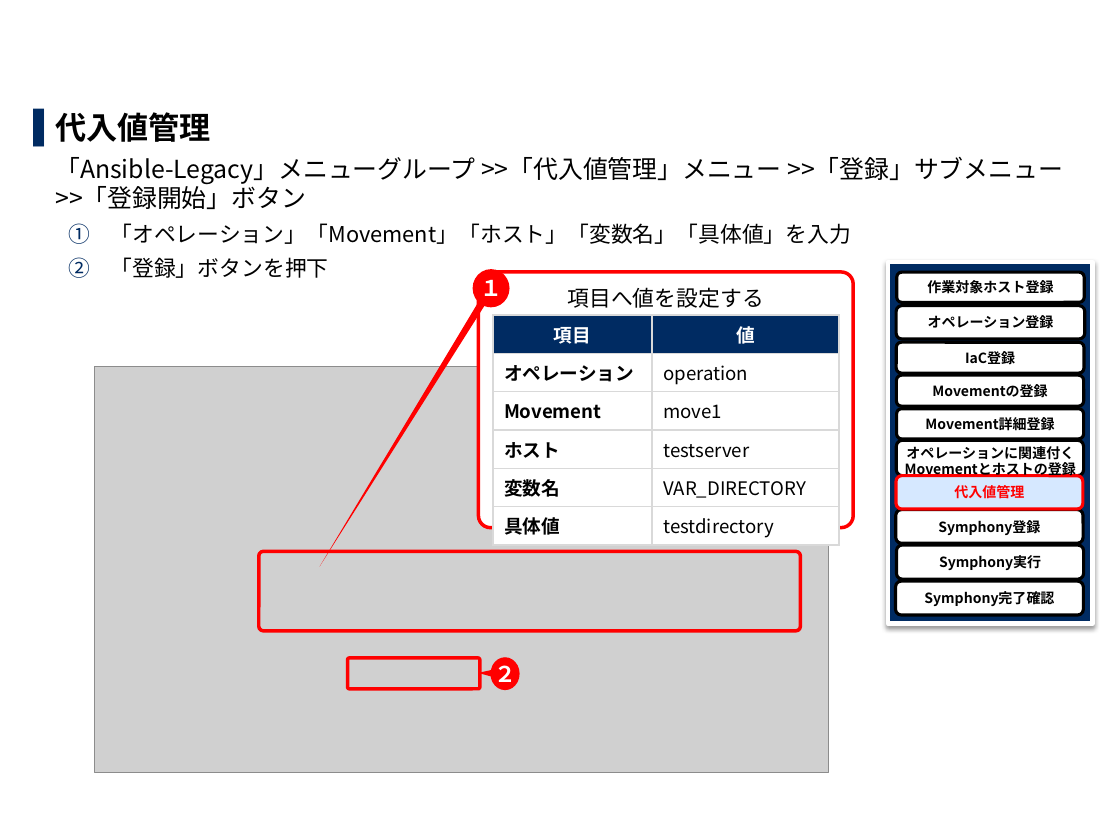
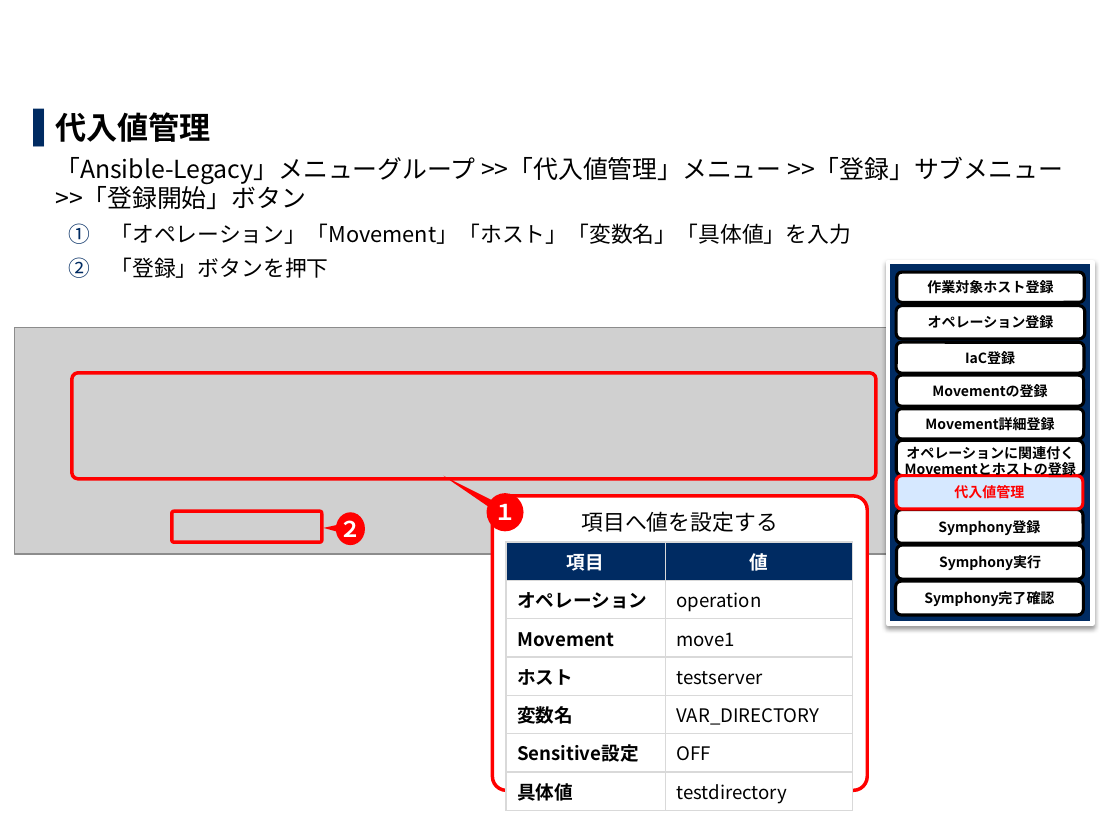
Before and after one commit to exastro-suite/it-automation-docs, a slide deck: slide 24 of asset/Learn_ja/ITA-base_practice_ja.pptx. Drawn at 1120x840 pixels with LibreOffice and Linux fonts; fonts in the diff are those of the drawing; grey boxes stand for pictures; background and template pictures are left out. Boxes give left, top, right and bottom in pixels: in the first picture for what was removed or moved away, otherwise in the second. Text is boxed around its words. In the diff, an @@ line names an element or a change of style, - is before the commit and + after.

```diff
--- a/asset/Learn_ja/ITA-base_practice_ja.pptx
+++ b/asset/Learn_ja/ITA-base_practice_ja.pptx
@@ picture added at (15,328,976,554) @@
@@ rounded rectangle: place and size @@
-rounded rectangle at (259,551,801,631)
+rounded rectangle at (72,373,876,479)
@@ picture removed at (95,366,829,773) @@
@@ speech bubble "１": place and size @@
-speech bubble "１" at (473,269,510,307)
+speech bubble "１" at (487,493,524,531)
@@ speech bubble "１" at (487,493,524,531): proportions changed @@
@@ rounded rectangle "項目へ値を設定する": place and size @@
-rounded rectangle "項目へ値を設定する" at (478,272,853,528)
+rounded rectangle "項目へ値を設定する" at (493,496,868,791)
@@ rounded rectangle: place and size @@
-rounded rectangle at (347,657,479,689)
+rounded rectangle at (171,511,321,542)
@@ speech bubble "２": place and size @@
-speech bubble "２" at (491,657,520,690)
+speech bubble "２" at (336,512,365,544)
@@ table at (506,542,852,808) @@
+row 6: Sensitive設定 | OFF
@@ table: place and size @@
-table at (493,315,839,542)
+table at (506,542,852,808)
```
Also in this commit, not shown: 18 other slides changed.
